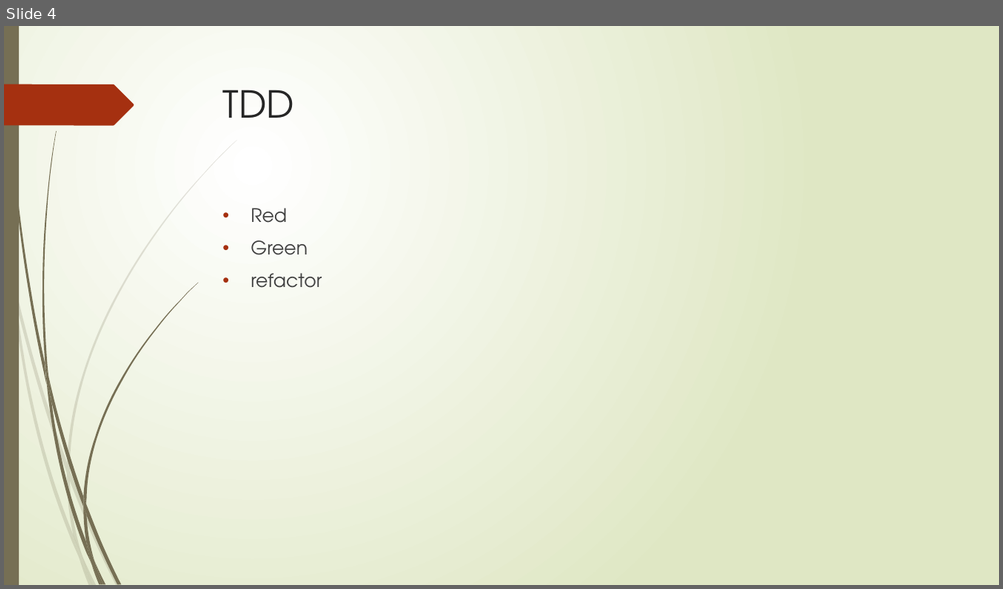
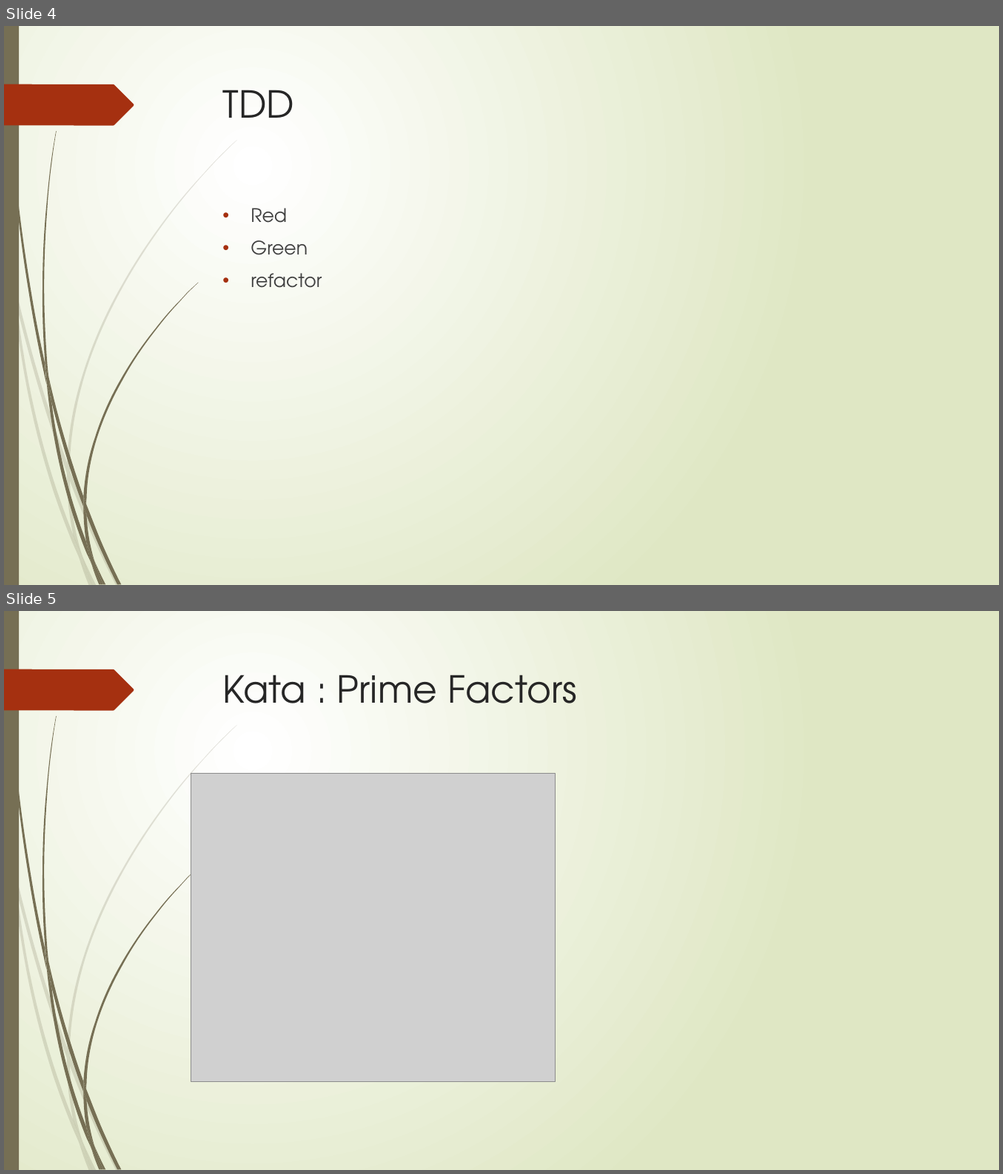
Before and after one commit to lilitao/TDDPractice, a slide deck: TDD/DOJO-coding.pptx. Shown one above the other, each under a label of ours: slide 4 before the commit, slides 4 and 5 after it. The pictures are 1003x589 and 1003x1174 pixels, drawn with LibreOffice and Linux fonts; fonts in the diff are those of the drawing; grey boxes stand for pictures. Boxes give left, top, right and bottom in pixels: in the first picture for what was removed or moved away, otherwise in the second. Text is boxed around its words. In the diff, an @@ line names an element or a change of style, - is before the commit and + after.

```diff
--- a/TDD/DOJO-coding.pptx
+++ b/TDD/DOJO-coding.pptx
@@ slide 5 added at bbox=[4, 611, 999, 1170], background gradient #FFFFFF to #DFE8C4; not listed: 24 template elements that a slide beside it also shows @@
@@ title added at bbox=[223, 675, 577, 703], 36 pt, text #262626 @@
+Kata : Prime Factors
@@ picture added at bbox=[191, 774, 555, 1082] @@
```
Also in this commit, not shown: 2 other slides added, 1 slide removed.
